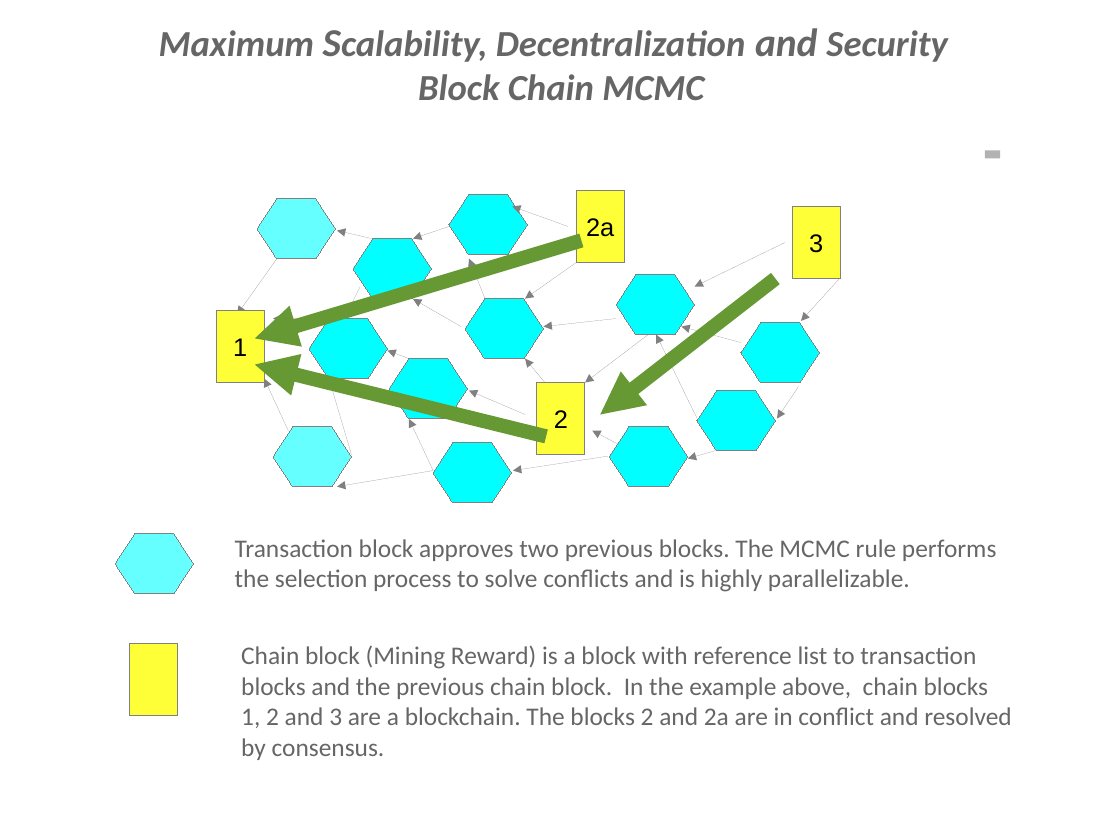
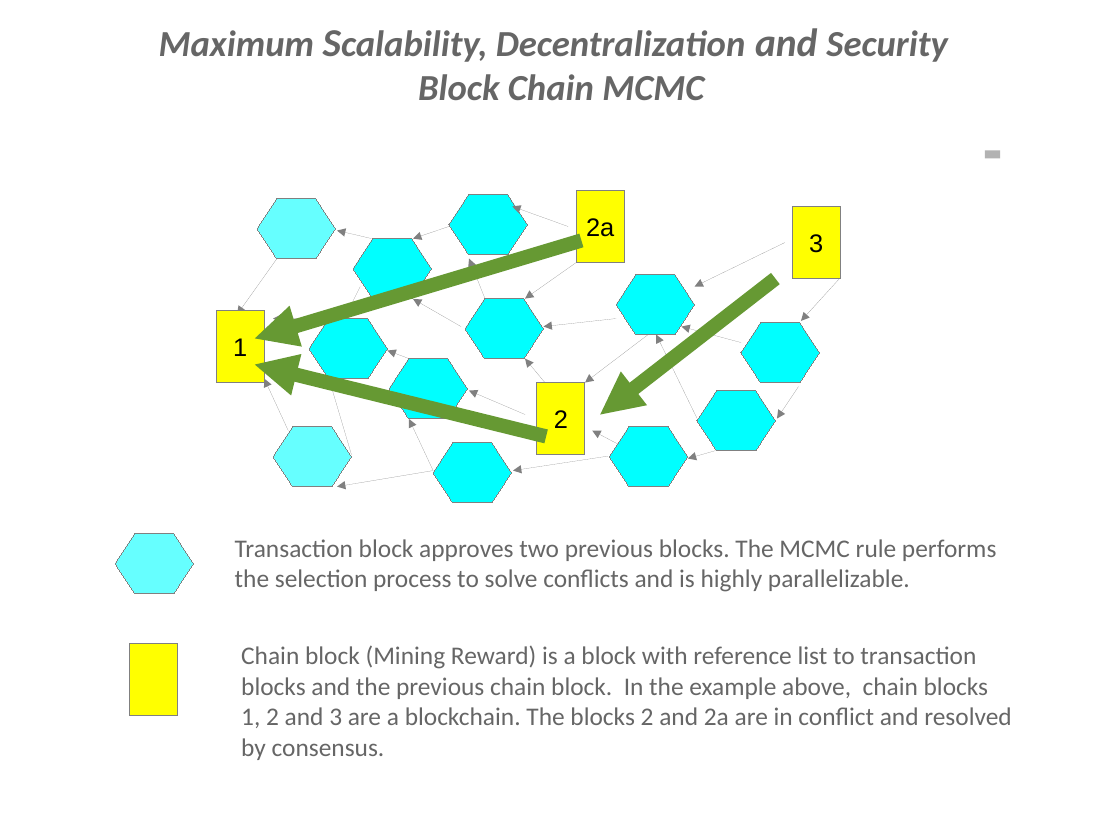
Before and after one commit to bigtangle/bigtangle, a slide deck: slide 1 of summary/mcmc.odp. Drawn at 1120x840 pixels with LibreOffice and Linux fonts; fonts in the diff are those of the drawing. Boxes give left, top, right and bottom in pixels: in the first picture for what was removed or moved away, otherwise in the second. Text is boxed around its words. In the diff, an @@ line names an element or a change of style, - is before the commit and + after.

```diff
--- a/summary/mcmc.odp
+++ b/summary/mcmc.odp
@@ fill #FFFF38 to #FFFF00 in 5 elements at box(216, 311, 264, 383), box(793, 206, 841, 278), box(538, 382, 585, 454), box(576, 191, 624, 263), box(129, 643, 177, 715) @@
```
Also in this commit, not shown: 4 slides added, 1 slide removed, 1 other file.
